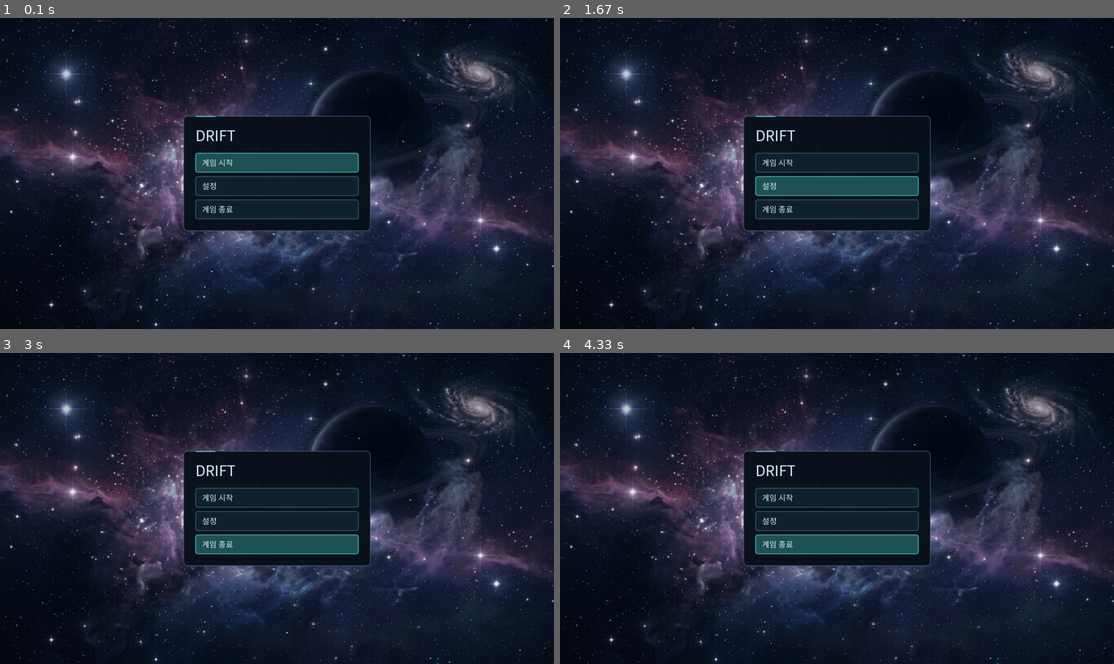
Above: before the commit, frames 1-4 (two rows, left to right).
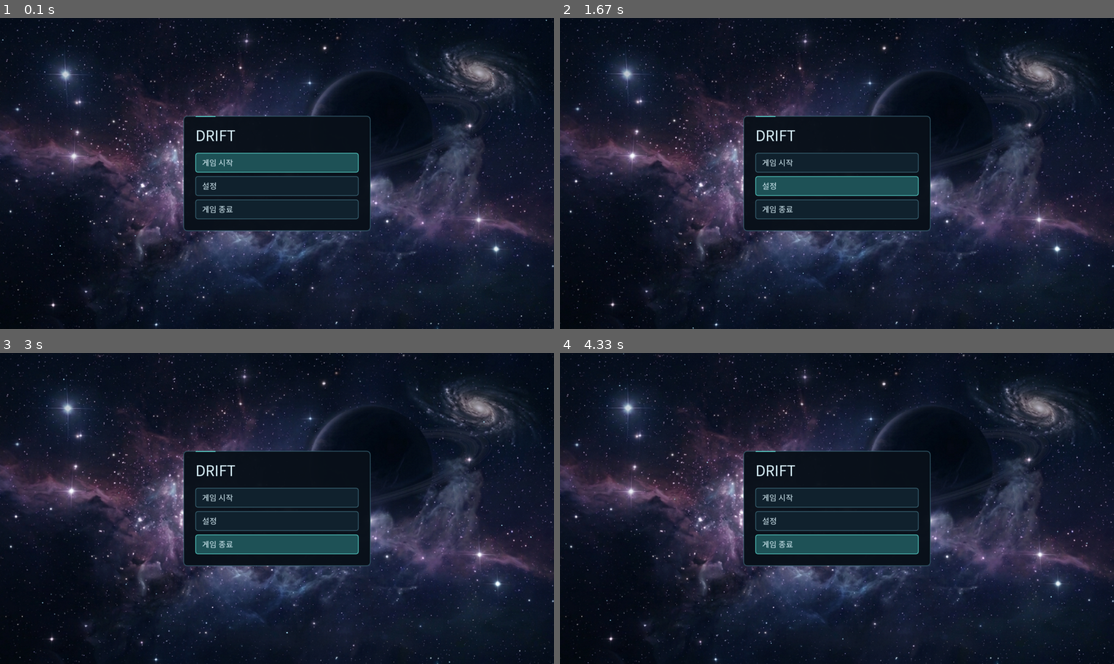
Above: after the commit, the same moments.

Repository: ChatPoongKun/SpaceGladiator
Game: LÖVE game, started from main.lua
Two runs of this game, one before a commit and one after it. Both use one fixed random seed, a clock stepped at 60 frames per second and the inputs below.
Inputs (mouse positions are in pixels of both pictures, inside the frame that each line leads up to):
- Up to frame 1 (0.1 s): no input
- Up to frame 2 (1.67 s): hold Right 0.33-0.8 s; move the mouse to (814, 185) at 0.37 s; hold Up 0.83-1.3 s; move the mouse to (837, 195) at 0.87 s; hold Right from 1.33 s (still down); move the mouse to (892, 241) at 1.37 s
- Up to frame 3 (3 s): release Right at 1.8 s; hold Left 1.83-2.37 s; move the mouse to (105, 580) at 1.87 s; hold Down 2.4-2.87 s; move the mouse to (343, 536) at 2.43 s; hold Left from 2.9 s (still down); move the mouse to (288, 402) at 2.93 s
- Up to frame 4 (4.33 s): release Left at 3.37 s; hold Up 3.4-3.87 s; move the mouse to (637, 499) at 3.43 s; hold Right from 3.9 s (still down); move the mouse to (837, 545) at 3.93 s

The runs differ from the first frame. In frame 1, 1.9% of the frame differs, in the area x 0-100%, y 1-100%; in frame 2, 1.9%; in frame 3, 1.9%; in frame 4, 2.0%, in the area x 0-99%, y 1-100%.

Commit message:
Add title nebula shader and mask Starfield near right-side planet

Diff:
--- a/main.lua
+++ b/main.lua
@@ -1014,11 +1014,12 @@
         if stageBackground then
             local p = StageTransition.warpProgress(warpState)
             local bgBlend = math.max(0, math.min(1, (p - 0.30) / 0.40))
+            local planetMask = stageBackground.titleActive and stageBackground:titlePlanetMask(bgW, bgH) or nil
             stageBackground:draw(bgW, bgH, {
                 nextLevel = stage and stage.level or StageBackground.DEFAULT_LEVEL,
                 blend = bgBlend,
             })
-            stars:draw({ transparent = true })
+            stars:draw({ transparent = true, excludeZone = planetMask })
         else
             stars:draw()
         end
@@ -1029,8 +1030,9 @@
         return
     end
     if stageBackground then
+        local planetMask = stageBackground.titleActive and stageBackground:titlePlanetMask(bgW, bgH) or nil
         stageBackground:draw(bgW, bgH)
-        stars:draw({ transparent = true })
+        stars:draw({ transparent = true, excludeZone = planetMask })
     else
         stars:draw()
     end
--- a/stage_background.lua
+++ b/stage_background.lua
@@ -26,9 +26,53 @@
 StageBackground.ALPHA = 0.80
 StageBackground.TITLE_TINT = { 1, 1, 1 }
 StageBackground.TITLE_ALPHA = 1.0
+StageBackground.TITLE_PLANET_UV = { x = 0.67, y = 0.36, innerRadius = 0.21, outerRadius = 0.32 }
 StageBackground.FALLBACK_COLOR = { 0.018, 0.025, 0.065 }
 StageBackground.DEFAULT_IMG_W = 1024
 StageBackground.DEFAULT_IMG_H = 571
+
+local TITLE_SHADER_CODE = [[
+extern number u_time;
+extern vec2 u_aspect;
+
+vec4 effect(vec4 color, Image tex, vec2 tc, vec2 sc) {
+    vec2 planetPos = vec2(0.67, 0.36);
+    vec2 galaxyPos = vec2(0.86, 0.17);
+    float dPlanet = length((tc - planetPos) * u_aspect);
+    float dGalaxy = length((tc - galaxyPos) * u_aspect);
+
+    float planetMask = smoothstep(0.18, 0.30, dPlanet);
+    float galaxyMask = smoothstep(0.10, 0.20, dGalaxy);
+    float edgeMask = smoothstep(0.0, 0.05, tc.x) * smoothstep(1.0, 0.95, tc.x)
+                   * smoothstep(0.0, 0.05, tc.y) * smoothstep(1.0, 0.95, tc.y);
+    float nebulaMask = planetMask * galaxyMask * edgeMask;
+
+    float wave1 = sin(tc.y * 11.0 + u_time * 0.42 + cos(tc.x * 7.0 - u_time * 0.25));
+    float wave2 = cos(tc.x * 9.5 - u_time * 0.36 + sin(tc.y * 8.0 + u_time * 0.29));
+    vec2 offset = vec2(wave1, wave2) * (0.0032 * nebulaMask);
+    vec2 uv = clamp(tc + offset, vec2(0.0), vec2(1.0));
+
+    vec4 pixel = Texel(tex, uv);
+
+    float luma = dot(pixel.rgb, vec3(0.299, 0.587, 0.114));
+    float shimmer = 0.5 + 0.5 * sin(u_time * 1.15 + tc.x * 13.0 + tc.y * 8.0);
+    float boost = 1.0 + 0.10 * smoothstep(0.38, 0.88, luma) * shimmer * nebulaMask;
+    pixel.rgb = min(pixel.rgb * boost, vec3(1.0));
+
+    return pixel * color;
+}
+]]
+
+local function createTitleShader()
+    if not (love and love.graphics and love.graphics.newShader) then
+        return nil
+    end
+    local ok, shader = pcall(love.graphics.newShader, TITLE_SHADER_CODE)
+    if ok and shader then
+        return shader
+    end
+    return nil
+end
 
 local function finite(value, fallback)
     if type(value) == "number" and value == value and math.abs(value) < math.huge then
@@ -109,7 +153,9 @@
         images = images,
         titlePath = titlePath,
         titleImage = titleImage,
+        titleShader = createTitleShader(),
         titleActive = false,
+        time = 0,
         level = StageBackground.DEFAULT_LEVEL,
         index = 1,
         u = 0,
@@ -226,6 +272,7 @@
     end
     dt = math.max(0, finite(dt, 0))
     if dt <= 0 then return end
+    self.time = (self.time or 0) + dt
 
     local targetVx = finite(vx, 0)
     local targetVy = finite(vy, 0)
@@ -268,6 +315,21 @@
     return true
 end
 
+function StageBackground:titlePlanetMask(viewW, viewH)
+    if not (self.titleActive and self.titleImage) then
+        return nil
+    end
+    local imgW, imgH = self:titleDimensions()
+    local layout = self:computeLayout(imgW, imgH, viewW, viewH, 0, 0, self.titleOverscan)
+    local spec = StageBackground.TITLE_PLANET_UV
+    return {
+        x = layout.x + spec.x * layout.drawW,
+        y = layout.y + spec.y * layout.drawH,
+        innerRadius = layout.drawH * spec.innerRadius,
+        outerRadius = layout.drawH * spec.outerRadius,
+    }
+end
+
 function StageBackground:drawTitle(viewW, viewH, alpha)
     local img = self.titleImage
     if not img then return false end
@@ -276,7 +338,18 @@
     local g = love.graphics
     local tint = StageBackground.TITLE_TINT
     g.setColor(tint[1], tint[2], tint[3], clamp(finite(alpha, 1), 0, 1))
-    g.draw(img, layout.x, layout.y, 0, layout.scale, layout.scale)
+    local shader = self.titleShader
+    if shader and g.setShader then
+        if shader.send then
+            shader:send("u_time", finite(self.time, 0))
+            shader:send("u_aspect", { imgW / math.max(1, imgH), 1 })
+        end
+        g.setShader(shader)
+        g.draw(img, layout.x, layout.y, 0, layout.scale, layout.scale)
+        g.setShader()
+    else
+        g.draw(img, layout.x, layout.y, 0, layout.scale, layout.scale)
+    end
     return true
 end
 
--- a/starfield.lua
+++ b/starfield.lua
@@ -73,6 +73,26 @@
     end
 end
 
+local function smoothstep(edge0, edge1, x)
+    if edge1 <= edge0 then
+        return x >= edge1 and 1 or 0
+    end
+    local t = math.max(0, math.min(1, (x - edge0) / (edge1 - edge0)))
+    return t * t * (3 - 2 * t)
+end
+
+local function exclusionFade(x, y, zone)
+    if not zone then return 1 end
+    local dx = x - (zone.x or 0)
+    local dy = y - (zone.y or 0)
+    local dist = math.sqrt(dx * dx + dy * dy)
+    local inner = zone.innerRadius or 0
+    local outer = math.max(inner, zone.outerRadius or inner)
+    if dist <= inner then return 0 end
+    if dist >= outer then return 1 end
+    return smoothstep(inner, outer, dist)
+end
+
 function Starfield:draw(opts)
     local g = love.graphics
     g.push("all")
@@ -82,6 +102,7 @@
         g.rectangle("fill", 0, 0, self.width, self.height)
     end
     g.setLineWidth(1)
+    local excludeZone = opts and opts.excludeZone or nil
     -- Scale before normalizing so zero and extreme velocities stay finite.
     local scale = math.max(1, math.abs(self.vx), math.abs(self.vy))
     local nx, ny = self.vx / scale, self.vy / scale
@@ -96,14 +117,17 @@
         local tx, ty = ux * length, uy * length
         for j = 1, #layer.stars do
             local star = layer.stars[j]
-            local alpha = layer.alpha * (.7 + .3 * math.sin(self.time * star.rate + star.phase))
-            if length > 1 then
-                g.setColor(layer.r, layer.g, layer.b, alpha * (.28 + .38 * self.boost))
-                -- The tail points behind the star's opposite-velocity motion.
-                g.line(star.x, star.y, star.x + tx, star.y + ty)
+            local mask = exclusionFade(star.x, star.y, excludeZone)
+            if mask > 0.001 then
+                local alpha = layer.alpha * (.7 + .3 * math.sin(self.time * star.rate + star.phase)) * mask
+                if length > 1 then
+                    g.setColor(layer.r, layer.g, layer.b, alpha * (.28 + .38 * self.boost))
+                    -- The tail points behind the star's opposite-velocity motion.
+                    g.line(star.x, star.y, star.x + tx, star.y + ty)
+                end
+                g.setColor(layer.r, layer.g, layer.b, alpha)
+                g.circle("fill", star.x, star.y, star.size, 8)
             end
-            g.setColor(layer.r, layer.g, layer.b, alpha)
-            g.circle("fill", star.x, star.y, star.size, 8)
         end
     end
     g.pop()
